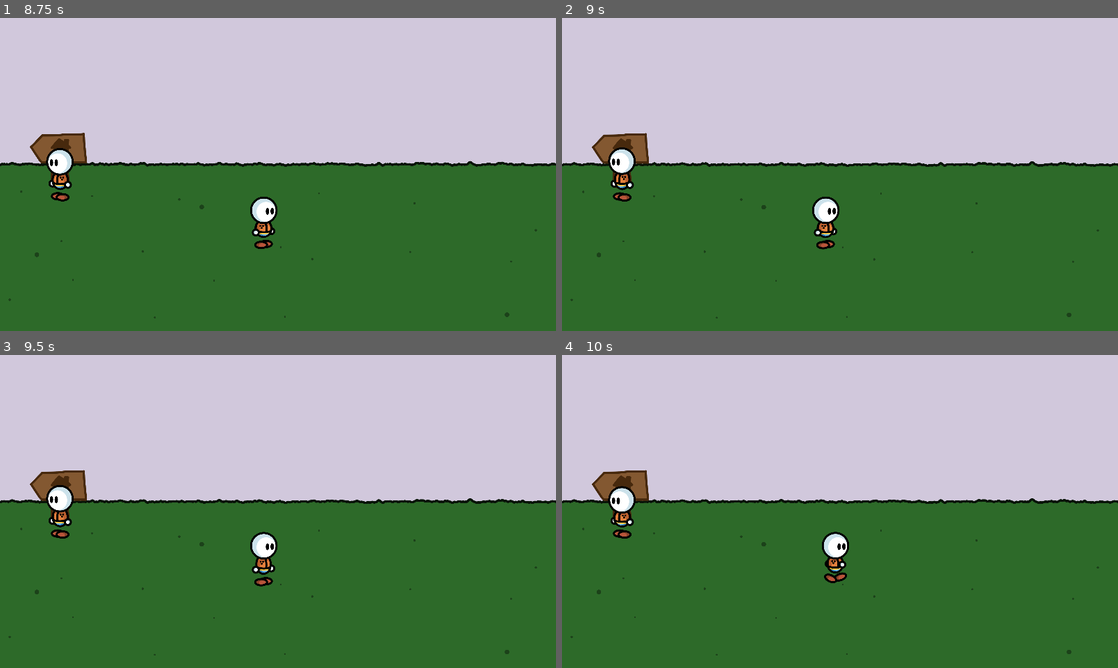
Above: before the commit, frames 1-4 (two rows, left to right).
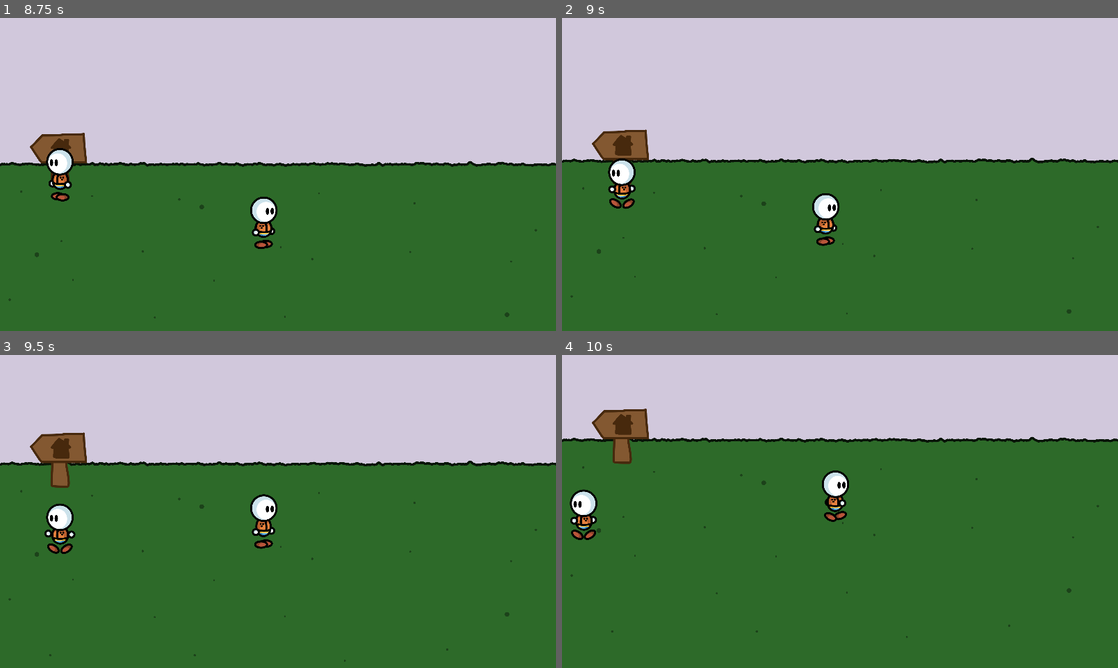
Above: after the commit, the same moments.

Repository: fupicat/szabandoned-0
Game: Godot game, scene res://Scenes/Places/House.tscn
Two runs of this game, one before a commit and one after it. Both use one fixed random seed, a clock stepped at 60 frames per second and the inputs below.
Inputs (mouse positions are in pixels of both pictures, inside the frame that each line leads up to):
- Up to frame 1 (8.75 s): move the mouse to (250, 237) at 0.52 s; hold X (action) 0.53-1.28 s; hold Up (up) 0.53-2.03 s; tap Tab (mode) at 0.8, 1.35, 2.3, 5.3, 5.85, 6.8 s; move the mouse to (444, 221) at 1.27 s; tap X (action) every 1.5 s from 1.55 to 7.55 s; move the mouse to (111, 127) at 2.02 s; hold X (action) 2.03-2.78 s; hold Left (left) 2.03-3.53 s; move the mouse to (305, 174) at 2.77 s; click (305, 174) at 2.85 s; move the mouse to (194, 96) at 3.52 s; hold Down (down) 3.53-4.28 s; hold Tab (mode) 3.53-4.28 s; move the mouse to (400, 158) at 4.27 s; hold Right (right) 4.28-5.03 s; tap Z (run) at 4.35 s; move the mouse to (166, 190) at 5.02 s; hold Up (up) 5.03-5.78 s; hold X (action) 5.03-5.78 s; move the mouse to (333, 105) at 5.77 s; hold Right (right) 5.78-8 s; move the mouse to (250, 237) at 6.52 s; hold X (action) 6.53-7.28 s; move the mouse to (61, 171) at 7.27 s; click (61, 171) at 7.35 s; click (5, 152) at 8 s
- Up to frame 2 (9 s): move the mouse to (823, 243) at 8.77 s; hold Down (down) from 8.78 s (still down); hold Tab (mode) from 8.78 s (still down)
- Up to frame 3 (9.5 s): keep holding Down (down); keep holding Tab (mode)
- Up to frame 4 (10 s): move the mouse to (867, 511) at 9.52 s; release Down (down) at 9.53 s; release Tab (mode) at 9.53 s; hold Left (left) from 9.53 s (still down); tap Z (run) at 9.6 s; tap X (action) at 9.8 s

Frame 1 is identical in both runs. In frame 2, 3.4% of the frame differs, in the area x 0-100%, y 35-96%; in frame 3, 15%; in frame 4, 23%, in the area x 0-100%, y 17-96%.
Error before the commit: Assertion failed. (res://Scripts/Global.gd:86)

Commit message:
Knowledge system setup

Diff:
--- a/Scenes/Places/Town.tscn
+++ b/Scenes/Places/Town.tscn
@@ -69,8 +69,14 @@
 ]]
 position = Vector2( 352.356, 154.542 )
 script = ExtResource( 6 )
+__meta__ = {
+"_edit_group_": true
+}
 interact = PoolStringArray( "Info" )
 info = PoolStringArray( "This path leads to my house.", "Cool!" )
+requires = {
+"Info": "sign path"
+}
 
 [node name="Sprite" type="Sprite" parent="Sign"]
 position = Vector2( -3.40442, -149.04 )
--- a/Scripts/Global.gd
+++ b/Scripts/Global.gd
@@ -1,6 +1,7 @@
 extends Node
 
 var house = []
+var memory = []
 
 const TRANSITION = preload('res://Scenes/UI/Transition.tscn')
 
@@ -19,6 +20,8 @@
 func _input(event):
     if event.is_action_pressed('pause'):
         pause()
+    if event.is_action_pressed("mode"):
+        add_to_memory('sign path')
 
 func save_game(var quit = false):
     if get_tree().current_scene.filename == 'res://Scenes/Places/House.tscn':
@@ -38,7 +41,10 @@
                     })
     var file = File.new()
     var dir = Directory.new()
-    var content = {'house':house, 'scene':get_tree().current_scene.filename}
+    var content = {'house':house,
+            'scene':get_tree().current_scene.filename,
+            'memory':memory,
+            }
     if !dir.dir_exists('user://saves'):
         dir.make_dir('user://saves')
     file.open("user://saves/save1.json", File.WRITE)
@@ -54,6 +60,7 @@
     var loading = parse_json(file.get_as_text())
     file.close()
     house = loading['house']
+    memory = loading['memory']
     var _err = get_tree().change_scene(loading['scene'])
 
 func pause():
@@ -73,9 +80,29 @@
 func transition_end(_anim_name):
     var _err = get_tree().change_scene(scene_store)
 
+func has_requirements(var requires = []):
+    if len(requires) == 0:
+        return true
+
+    var i = len(requires)
+    for item in requires:
+        if memory.has(item):
+            i -= 1
+    if i == 0:
+        return true
+
+    return false
+
+func add_to_memory(var what : String):
+    var to_add = what.split(' ')
+    for item in to_add:
+        if memory.has(item):
+            continue
+        memory.append(item)
+
 # Actions
 
-func walk2do(var upper, var action):
+func walk2do(var upper, var action, var requires = []):
     var player = get_tree().current_scene.get_node('Player')
     player.walk_to(upper)
     var connect_to = null
@@ -85,7 +112,12 @@
         connect_to = get_tree().current_scene
     assert(connect_to != null)
 
-    var _err = player.connect('got_there', connect_to, action, [upper])
+    var binds = [upper]
+    if len(requires) != 0:
+        binds.append(requires)
+        print(binds)
+
+    var _err = player.connect('got_there', connect_to, action, binds)
 
 func Sit(var onwhat):
     var player = get_tree().current_scene.get_node('Player')
@@ -105,3 +137,12 @@
         player.animation('SitFront')
     elif path.ends_with('Back.png'):
         player.animation('SitFront')
+
+func Info(var what, var requires = []):
+    var player = get_tree().current_scene.get_node('Player')
+    if has_requirements(requires):
+        print(what.info)
+    else:
+        print('I dont know what this is.')
+    player.can_walk = true
+    return
--- a/Scripts/Placeable.gd
+++ b/Scripts/Placeable.gd
@@ -7,6 +7,8 @@
 export var xtra_sprites : PoolStringArray = []
 #warning-ignore:UNUSED_CLASS_VARIABLE
 export var info : PoolStringArray = []
+#warning-ignore:UNUSED_CLASS_VARIABLE
+export var requires : Dictionary = {}
 var on_me = false
 var hover_me = false
 
--- a/Scripts/UI/ActionsUI.gd
+++ b/Scripts/UI/ActionsUI.gd
@@ -108,7 +108,10 @@
 
 func action_selected(var path):
     var selected = the_actions[path.get_position_in_parent()]
-    Global.call('walk2do', the_obj, selected)
+    var requires = []
+    if the_obj.requires.has(selected):
+        requires = the_obj.requires[selected].split(' ')
+    Global.call('walk2do', the_obj, selected, requires)
     hide_menu()
 
 func _on_Timer_timeout():
